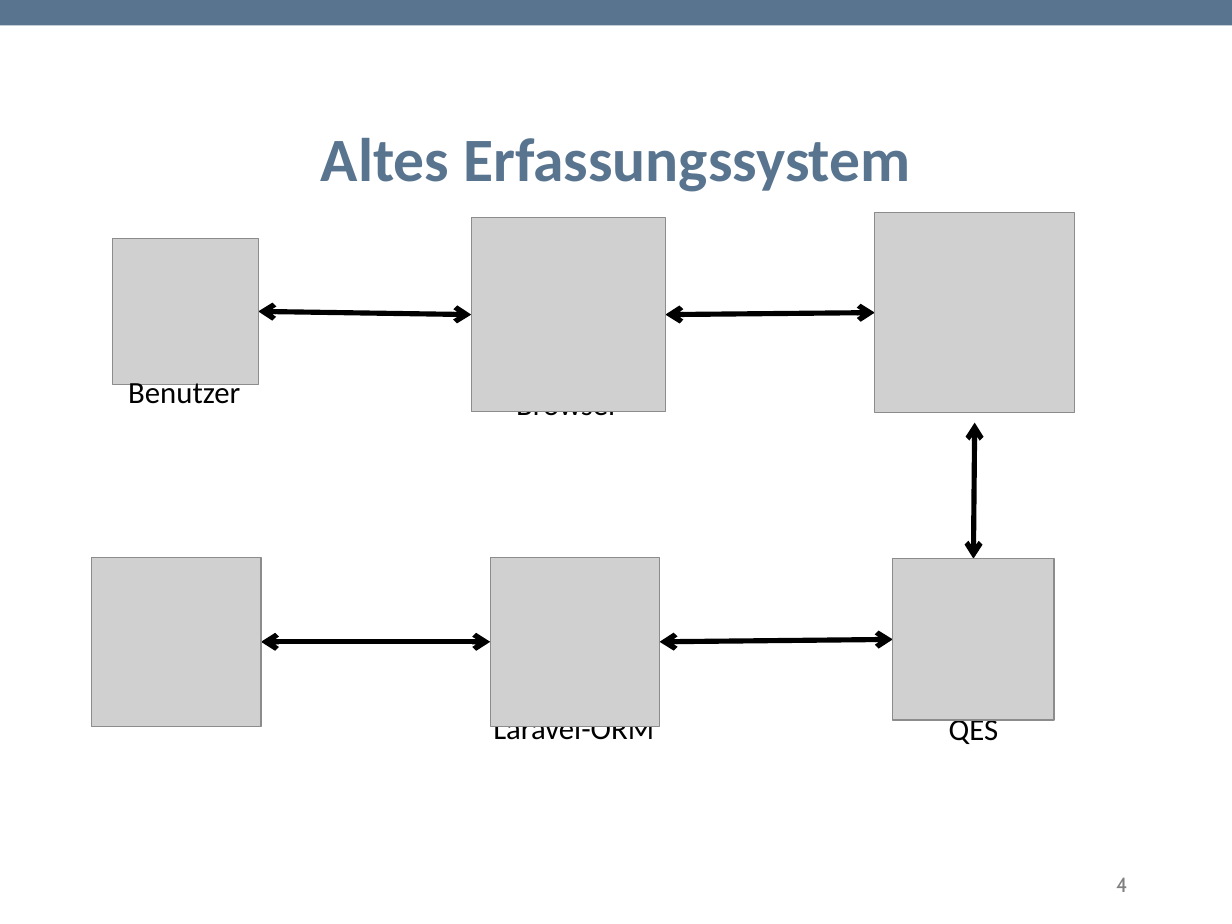
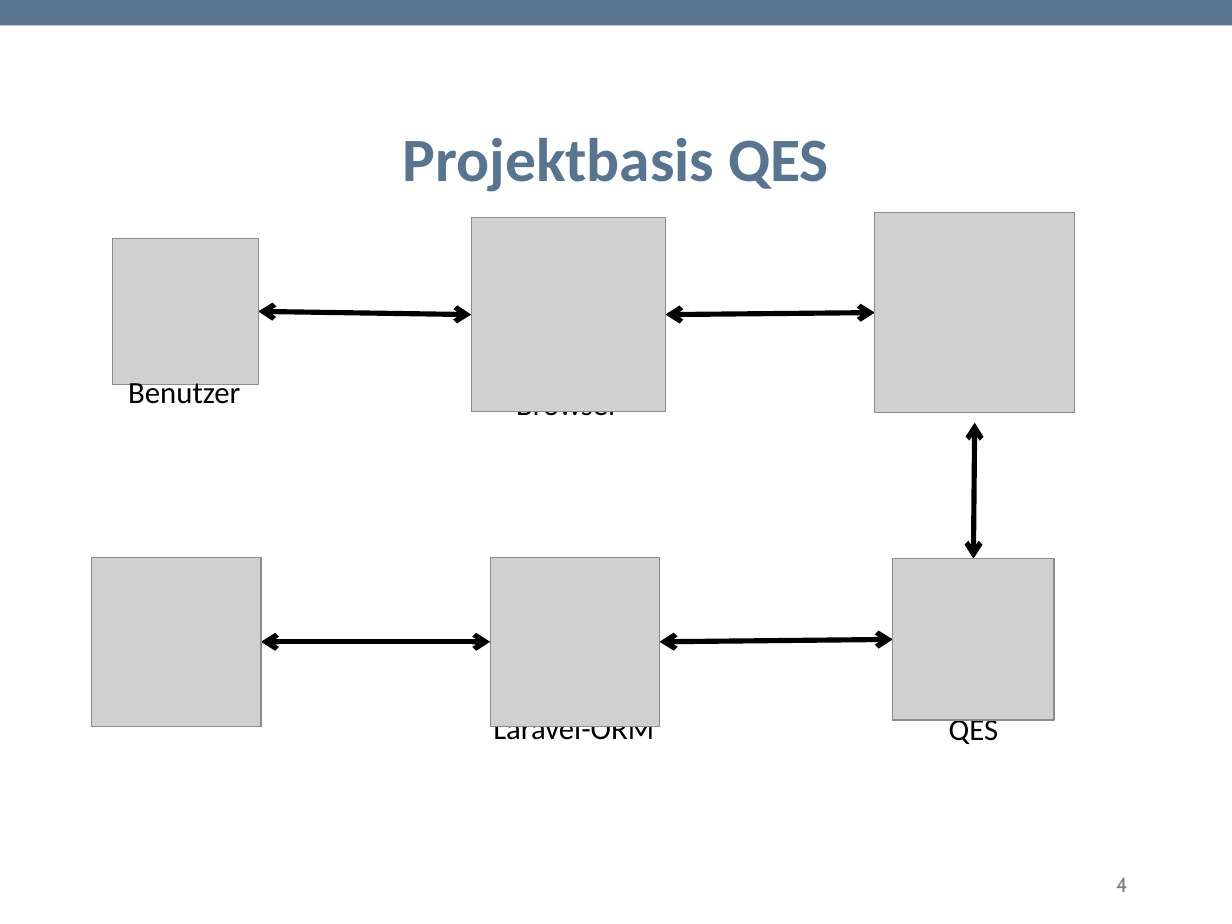
Before and after one commit to TwoHorus/dbExelExportLaravel, a slide deck: slide 4 of DOC/Fachgespraech.pptx. Drawn at 1232x924 pixels with LibreOffice and Linux fonts; fonts in the diff are those of the drawing; grey boxes stand for pictures; background and template pictures are left out. Boxes give left, top, right and bottom in pixels: in the first picture for what was removed or moved away, otherwise in the second. Text is boxed around its words. In the diff, an @@ line names an element or a change of style, - is before the commit and + after.

```diff
--- a/DOC/Fachgespraech.pptx
+++ b/DOC/Fachgespraech.pptx
@@ title at [403, 138, 829, 192]: text changed @@
-Altes Erfassungssystem
+Projektbasis QES
```
Also in this commit, not shown: 1 other slide changed.
